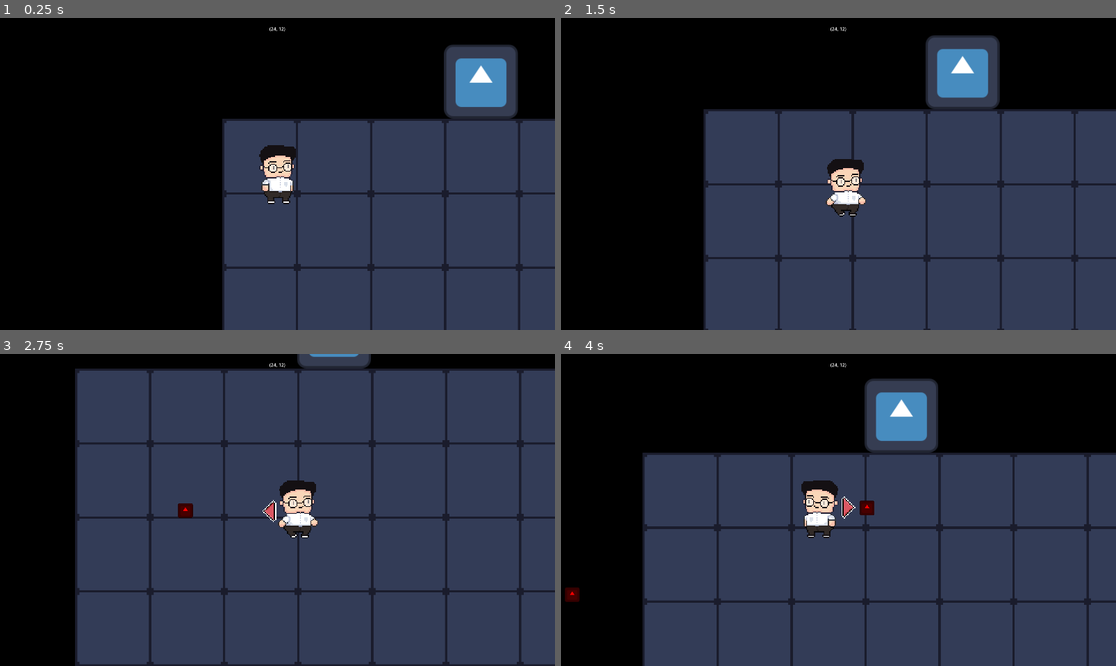
Above: before the commit, frames 1-4 (two rows, left to right).
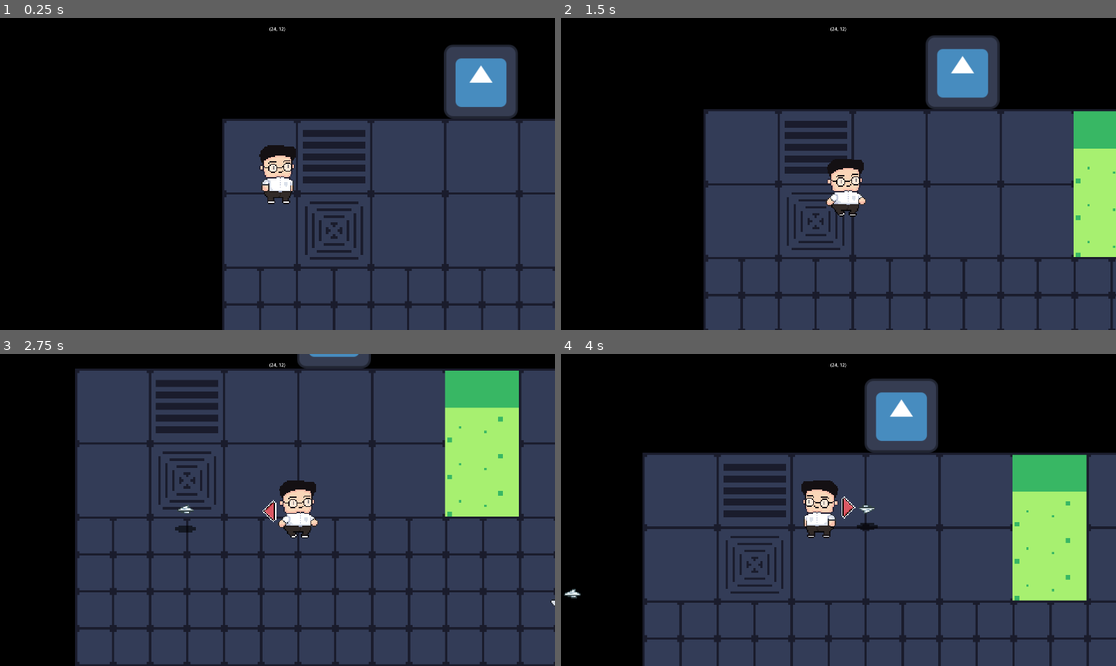
Above: after the commit, the same moments.

Repository: nottherealgun/Skywars
Game: Godot game, scene res://main.tscn
Same seed, same stepped clock (60 frames per second), same inputs: the game is played once before the commit and once after it. The engine's default icon, where the game draws it, is replaced by a stand-in: a white triangle on a blue panel in a dark square.
Inputs (mouse positions are in pixels of both pictures, inside the frame that each line leads up to):
- Up to frame 1 (0.25 s): no input
- Up to frame 2 (1.5 s): move the mouse to (960, 158) at 0.52 s; hold D (p1_right) 0.53-1.28 s; click (960, 158) at 0.6 s; move the mouse to (727, 189) at 1.27 s; hold S (p1_down) from 1.28 s (still down); tap Down (p1_down2) at 1.35 s
- Up to frame 3 (2.75 s): click (166, 525) at 1.55 s; move the mouse to (333, 441) at 2.02 s; release S (p1_down) at 2.03 s; hold D (p1_right) from 2.03 s (still down); hold Left (p1_left2) from 2.03 s (still down); click (333, 441) at 2.3 s
- Up to frame 4 (4 s): move the mouse to (810, 572) at 2.77 s; release D (p1_right) at 2.78 s; release Left (p1_left2) at 2.78 s; hold W (p1_up) 2.78-3.53 s; click (810, 572) at 2.85 s; move the mouse to (1005, 556) at 3.52 s; hold A (p1_left) from 3.53 s (still down); hold Right (p1_right2) from 3.53 s (still down); click (1005, 556) at 3.8 s

The runs differ from the first frame. In frame 1, 2.8% of the frame differs, in the area x 40-100%, y 35-100%; in frame 2, 6.6%; in frame 3, 11%, in the area x 13-100%, y 5-100%; in frame 4, 9.6%.

Commit message:
Printer enemy

Diff:
--- a/Resources.gd
+++ b/Resources.gd
@@ -12,10 +12,11 @@
 
 var active_entities = []
 
-func spawn_projectile(proj_name:String,pos:Vector2,dir:Vector2,dmg:=1):
+func spawn_projectile(proj_name:String,pos:Vector2,dir:Vector2,player_bullet=true,dmg:=1):
 	var new_proj = load("res://"+proj_name+".tscn").instantiate()
 	new_proj.position = pos
 	new_proj.direction = dir
+	new_proj.player_bullet = player_bullet
 	new_proj.damage = dmg
 	active_entities.append(new_proj)
 	Main.add_child(new_proj)
@@ -90,7 +91,8 @@
 	LevelManager.clear_level()
 
 	for tile in target_map.get_node("Map").get_used_cells(0):
-		Map.set_cell(0,Vector2i(tile.x,tile.y),0,Vector2i(34,1))
+		var tile_type = target_map.get_node("Map").get_cell_atlas_coords(0,tile)
+		Map.set_cell(0,Vector2i(tile.x,tile.y),0,tile_type)
 	MAP_RECT = Map.get_used_rect().size*128
 
 	for entity in target_map.get_children():
--- a/adit_building_1.tscn
+++ b/adit_building_1.tscn
@@ -1,17 +1,20 @@
-[gd_scene load_steps=4 format=3 uid="uid://c2mq5p6ka7ca5"]
+[gd_scene load_steps=5 format=3 uid="uid://c2mq5p6ka7ca5"]
 
 [ext_resource type="PackedScene" uid="uid://cy0o1fhi2htd6" path="res://level.tscn" id="1_4wexi"]
 [ext_resource type="PackedScene" uid="uid://cl5c0tpgecvxv" path="res://door.tscn" id="2_anvsa"]
 [ext_resource type="PackedScene" uid="uid://brteij4uvnd2i" path="res://spawning_point.tscn" id="3_bdult"]
+[ext_resource type="PackedScene" uid="uid://ddx64c6xw43f0" path="res://printer.tscn" id="4_6j5g3"]
 
 [node name="AditBuilding1" instance=ExtResource("1_4wexi")]
 
 [node name="Door" parent="." index="0" instance=ExtResource("2_anvsa")]
 position = Vector2(448, -64)
-room = null
 
 [node name="SpawningPoint" parent="." index="1" instance=ExtResource("3_bdult")]
 position = Vector2(64, 448)
 
 [node name="Map" parent="." index="2"]
 layer_0/tile_data = PackedInt32Array(0, 2228224, 1, 1, 2097152, 1, 2, 2228224, 1, 3, 2228224, 1, 4, 2228224, 1, 5, 2293 …(1287 unchanged characters)…
+
+[node name="Printer" parent="." index="3" instance=ExtResource("4_6j5g3")]
+position = Vector2(868, 394)
--- a/door.tscn
+++ b/door.tscn
@@ -4,12 +4,11 @@
 [ext_resource type="Script" path="res://door.gd" id="1_dfm2f"]
 
 [sub_resource type="CircleShape2D" id="CircleShape2D_6ccfh"]
-radius = 24.0
+radius = 104.0
 
 [node name="Door" type="Node2D"]
 y_sort_enabled = true
 script = ExtResource("1_dfm2f")
-room = {}
 
 [node name="Sprite" type="Sprite2D" parent="."]
 texture = ExtResource("1_4f5l0")
--- a/enemy.gd
+++ b/enemy.gd
@@ -12,26 +12,32 @@
 	health = max_health
 
 func _process(delta):
-	_move_update(delta)
+	$Sprite.flip_h = (move_vec.x > 0)
+	$Healthbar.value = (health*100)/max_health
 	if health <= 0:
 		Global.kill(self)
 
 func _move_update(delta):
-	if is_instance_valid(target):
-		move_vec = position.direction_to(target.position)
-		var allies_vec := Vector2.ZERO
-		for ally in allies:
-			if ally.position.distance_to(position) <= 50:
-				allies_vec += position.direction_to(ally.position)/5
-		position += (move_vec-allies_vec) * speed * delta * 20
+#	if is_instance_valid(target):
+#		move_vec = position.direction_to(target.position)
+#		var allies_vec := Vector2.ZERO
+#		for ally in allies:
+#			if ally.position.distance_to(position) <= 50:
+#				allies_vec += position.direction_to(ally.position)/5
+#		position += (move_vec-allies_vec) * speed * delta * 50
+	pass
 
 var allies = []
 
+func get_hurt(by:Node):
+	by.affect(self)
+	Global.kill(by)
+	$AnimationPlayer.stop()
+	$AnimationPlayer.play("injured")
+
 func _on_hitbox_area_entered(area):
 	if area.is_in_group("projectile"):
-		area.affect(self)
-		Global.kill(area)
-		$EffectsPlayer.play("injured")
+		get_hurt(area)
 
 func _on_ally_detect_area_entered(area):
 	var ally = area.get_parent()
--- a/enemy.tscn
+++ b/enemy.tscn
@@ -1,60 +1,48 @@
-[gd_scene load_steps=7 format=3 uid="uid://bgqoepswjfvtv"]
+[gd_scene load_steps=6 format=3 uid="uid://bgqoepswjfvtv"]
 
 [ext_resource type="Script" path="res://enemy.gd" id="1_i1vkc"]
 [ext_resource type="Texture2D" uid="uid://b31mn2xrwcfkd" path="res://icon.svg" id="2_6lx2e"]
 
+[sub_resource type="SpriteFrames" id="SpriteFrames_qm5ma"]
+animations = [{
+"frames": [{
+"duration": 1.0,
+"texture": ExtResource("2_6lx2e")
+}],
+"loop": true,
+"name": &"default",
+"speed": 5.0
+}]
+
 [sub_resource type="RectangleShape2D" id="RectangleShape2D_24rjy"]
-size = Vector2(12, 12)
+size = Vector2(128, 128)
 
 [sub_resource type="CircleShape2D" id="CircleShape2D_w1166"]
-radius = 24.0
-
-[sub_resource type="Animation" id="Animation_h3jqe"]
-resource_name = "injured"
-length = 0.3
-tracks/0/type = "value"
-tracks/0/imported = false
-tracks/0/enabled = true
-tracks/0/path = NodePath("Sprite:self_modulate")
-tracks/0/interp = 1
-tracks/0/loop_wrap = true
-tracks/0/keys = {
-"times": PackedFloat32Array(0, 0.3),
-"transitions": PackedFloat32Array(1, 1),
-"update": 0,
-"values": [Color(1, 0, 0, 1), Color(1, 1, 1, 1)]
-}
-tracks/1/type = "value"
-tracks/1/imported = false
-tracks/1/enabled = true
-tracks/1/path = NodePath("Sprite:scale")
-tracks/1/interp = 2
-tracks/1/loop_wrap = true
-tracks/1/keys = {
-"times": PackedFloat32Array(0, 0.1, 0.3),
-"transitions": PackedFloat32Array(1, 1, 1),
-"update": 0,
-"values": [Vector2(0.1, 0.1), Vector2(0.11, 0.11), Vector2(0.1, 0.1)]
-}
-
-[sub_resource type="AnimationLibrary" id="AnimationLibrary_ee6ae"]
-_data = {
-"injured": SubResource("Animation_h3jqe")
-}
+radius = 192.0
 
 [node name="Enemy" type="Node2D" groups=["enemy"]]
 y_sort_enabled = true
+scale = Vector2(0.5, 0.5)
 script = ExtResource("1_i1vkc")
 max_health = 5
 
-[node name="Sprite" type="Sprite2D" parent="."]
-texture = ExtResource("2_6lx2e")
+[node name="Healthbar" type="ProgressBar" parent="."]
+z_index = 1
+offset_left = -64.0
+offset_top = -96.0
+offset_right = 64.0
+offset_bottom = -69.0
+value = 100.0
+
+[node name="Sprite" type="AnimatedSprite2D" parent="."]
+self_modulate = Color(1, 0, 0, 1)
+texture_filter = 1
+sprite_frames = SubResource("SpriteFrames_qm5ma")
 
 [node name="Hitbox" type="Area2D" parent="." groups=["enemy"]]
 collision_mask = 3
 
 [node name="CollisionShape2D" type="CollisionShape2D" parent="Hitbox"]
-visible = false
 shape = SubResource("RectangleShape2D_24rjy")
 
 [node name="AllyDetect" type="Area2D" parent="."]
@@ -62,13 +50,7 @@
 collision_mask = 2
 
 [node name="CollisionShape2D" type="CollisionShape2D" parent="AllyDetect"]
-visible = false
 shape = SubResource("CircleShape2D_w1166")
-
-[node name="EffectsPlayer" type="AnimationPlayer" parent="."]
-libraries = {
-"": SubResource("AnimationLibrary_ee6ae")
-}
 
 [connection signal="area_entered" from="Hitbox" to="." method="_on_hitbox_area_entered"]
 [connection signal="area_entered" from="AllyDetect" to="." method="_on_ally_detect_area_entered"]
--- a/main.tscn
+++ b/main.tscn
@@ -5,7 +5,7 @@
 [ext_resource type="Texture2D" uid="uid://c8fdbjdlywnc" path="res://arrow.png" id="3_a1jw1"]
 
 [sub_resource type="RectangleShape2D" id="RectangleShape2D_oscn4"]
-size = Vector2(16, 20)
+size = Vector2(30, 46)
 
 [sub_resource type="TileSetAtlasSource" id="TileSetAtlasSource_buv47"]
 texture = ExtResource("2_siqsm")
@@ -34,15 +34,16 @@
 unique_name_in_owner = true
 y_sort_enabled = true
 position = Vector2(96, 96)
+scale = Vector2(2, 2)
 
 [node name="Hitbox" type="Area2D" parent="Player"]
+collision_mask = 5
 
 [node name="CollisionShape2D" type="CollisionShape2D" parent="Player/Hitbox"]
 shape = SubResource("RectangleShape2D_oscn4")
 
 [node name="Sprite" type="AnimatedSprite2D" parent="Player"]
 texture_filter = 1
-scale = Vector2(2, 2)
 sprite_frames = ExtResource("1_j6m3n")
 animation = &"run"
 autoplay = "idle"
@@ -56,7 +57,6 @@
 
 [node name="Arrow" type="Sprite2D" parent="Player"]
 texture_filter = 1
-scale = Vector2(2, 2)
 texture = ExtResource("3_a1jw1")
 offset = Vector2(25, 0)
 
--- a/player_manager.gd
+++ b/player_manager.gd
@@ -50,4 +50,4 @@
 	player.position.y = clamp(player.position.y, 0, Global.MAP_RECT.y)
 
 func shoot():
-	Global.spawn_projectile("projectile",player.position,aim_vec)
+	Global.spawn_projectile("printer_proj_1",player.position,aim_vec)
--- /dev/null
+++ b/printer.gd
@@ -0,0 +1,64 @@
+extends Enemy
+
+enum States { IDLE, AWOKEN, CHASING, ATTACKING }
+var state = States.IDLE
+var awoken = false
+
+func _process(delta):
+	super(delta)
+	match state:
+		States.IDLE:
+			pass
+		States.AWOKEN:
+			if !$Sprite.is_playing():
+				change_state(States.CHASING)
+		States.CHASING:
+			_move_update(delta)
+		States.ATTACKING:
+			if $Timer.is_stopped():
+				var rand_num = randi()%10 # 0 - 9
+				var proj_id = 1
+				if rand_num == 0:
+					proj_id = 0
+
+				Global.spawn_projectile(["printer_proj_1","printer_proj_2"][proj_id],position,position.direction_to(target.position),false)
+				$Timer.start()
+
+func change_state(new_state):
+	match new_state:
+		States.IDLE:
+			pass
+		States.AWOKEN:
+			$Sprite.play("transform")
+		States.CHASING:
+			$Sprite.play("idle")
+		States.ATTACKING:
+			$Sprite.play("attack")
+	state = new_state
+
+func _move_update(delta):
+	if is_instance_valid(target):
+		move_vec = position.direction_to(target.position)
+		var allies_vec := Vector2.ZERO
+		for ally in allies:
+			if ally.position.distance_to(position) <= 50:
+				allies_vec += position.direction_to(ally.position)/5
+		position += (move_vec-allies_vec) * speed * delta * 50
+
+func get_hurt(by:Node):
+	if awoken:
+		super(by)
+
+func _on_player_detect_area_entered(area):
+	var entity = area.get_parent()
+	if entity.is_in_group("player"):
+		if not awoken:
+			change_state(States.AWOKEN)
+			awoken = true
+		else:
+			change_state(States.ATTACKING)
+
+func _on_player_detect_area_exited(area):
+	var entity = area.get_parent()
+	if entity.is_in_group("player"):
+		change_state(States.CHASING)
--- /dev/null
+++ b/printer.tscn
@@ -0,0 +1,304 @@
+[gd_scene load_steps=40 format=3 uid="uid://ddx64c6xw43f0"]
+
+[ext_resource type="PackedScene" uid="uid://bgqoepswjfvtv" path="res://enemy.tscn" id="1_1ynln"]
+[ext_resource type="Script" path="res://printer.gd" id="2_owcnx"]
+[ext_resource type="Texture2D" uid="uid://mk0d1skckp7j" path="res://printerAttackSS.png" id="3_wgc6c"]
+[ext_resource type="Texture2D" uid="uid://bth4bvxjoej3q" path="res://printerIdleSS.png" id="4_xxh4f"]
+[ext_resource type="Texture2D" uid="uid://cotyq4yqnoypn" path="res://printerTransformSS.png" id="5_vgk5h"]
+
+[sub_resource type="AtlasTexture" id="AtlasTexture_d01ip"]
+atlas = ExtResource("3_wgc6c")
+region = Rect2(0, 0, 64, 64)
+
+[sub_resource type="AtlasTexture" id="AtlasTexture_f4hfc"]
+atlas = ExtResource("3_wgc6c")
+region = Rect2(64, 0, 64, 64)
+
+[sub_resource type="AtlasTexture" id="AtlasTexture_ycbdf"]
+atlas = ExtResource("3_wgc6c")
+region = Rect2(128, 0, 64, 64)
+
+[sub_resource type="AtlasTexture" id="AtlasTexture_7a8ld"]
+atlas = ExtResource("3_wgc6c")
+region = Rect2(192, 0, 64, 64)
+
+[sub_resource type="AtlasTexture" id="AtlasTexture_jqmlc"]
+atlas = ExtResource("3_wgc6c")
+region = Rect2(256, 0, 64, 64)
+
+[sub_resource type="AtlasTexture" id="AtlasTexture_ko27p"]
+atlas = ExtResource("3_wgc6c")
+region = Rect2(320, 0, 64, 64)
+
+[sub_resource type="AtlasTexture" id="AtlasTexture_lebtm"]
+atlas = ExtResource("3_wgc6c")
+region = Rect2(384, 0, 64, 64)
+
+[sub_resource type="AtlasTexture" id="AtlasTexture_0l7n6"]
+atlas = ExtResource("3_wgc6c")
+region = Rect2(448, 0, 64, 64)
+
+[sub_resource type="AtlasTexture" id="AtlasTexture_mr7ru"]
+atlas = ExtResource("3_wgc6c")
+region = Rect2(512, 0, 64, 64)
+
+[sub_resource type="AtlasTexture" id="AtlasTexture_8yqwc"]
+atlas = ExtResource("3_wgc6c")
+region = Rect2(576, 0, 64, 64)
+
+[sub_resource type="AtlasTexture" id="AtlasTexture_1pal4"]
+atlas = ExtResource("3_wgc6c")
+region = Rect2(640, 0, 64, 64)
+
+[sub_resource type="AtlasTexture" id="AtlasTexture_ghbw3"]
+atlas = ExtResource("3_wgc6c")
+region = Rect2(704, 0, 64, 64)
+
+[sub_resource type="AtlasTexture" id="AtlasTexture_bhr0y"]
+atlas = ExtResource("4_xxh4f")
+region = Rect2(0, 0, 64, 64)
+
+[sub_resource type="AtlasTexture" id="AtlasTexture_o164t"]
+atlas = ExtResource("4_xxh4f")
+region = Rect2(64, 0, 64, 64)
+
+[sub_resource type="AtlasTexture" id="AtlasTexture_ghajm"]
+atlas = ExtResource("4_xxh4f")
+region = Rect2(128, 0, 64, 64)
+
+[sub_resource type="AtlasTexture" id="AtlasTexture_rw15j"]
+atlas = ExtResource("4_xxh4f")
+region = Rect2(192, 0, 64, 64)
+
+[sub_resource type="AtlasTexture" id="AtlasTexture_7s8wc"]
+atlas = ExtResource("4_xxh4f")
+region = Rect2(256, 0, 64, 64)
+
+[sub_resource type="AtlasTexture" id="AtlasTexture_n2t88"]
+atlas = ExtResource("4_xxh4f")
+region = Rect2(320, 0, 64, 64)
+
+[sub_resource type="AtlasTexture" id="AtlasTexture_krj3o"]
+atlas = ExtResource("4_xxh4f")
+region = Rect2(384, 0, 64, 64)
+
+[sub_resource type="AtlasTexture" id="AtlasTexture_ojlkm"]
+atlas = ExtResource("4_xxh4f")
+region = Rect2(448, 0, 64, 64)
+
+[sub_resource type="AtlasTexture" id="AtlasTexture_2om1o"]
+atlas = ExtResource("4_xxh4f")
+region = Rect2(512, 0, 64, 64)
+
+[sub_resource type="AtlasTexture" id="AtlasTexture_m5j2q"]
+atlas = ExtResource("4_xxh4f")
+region = Rect2(576, 0, 64, 64)
+
+[sub_resource type="AtlasTexture" id="AtlasTexture_4bqbd"]
+atlas = ExtResource("5_vgk5h")
+region = Rect2(0, 0, 64, 64)
+
+[sub_resource type="AtlasTexture" id="AtlasTexture_lbop1"]
+atlas = ExtResource("5_vgk5h")
+region = Rect2(0, 0, 64, 64)
+
+[sub_resource type="AtlasTexture" id="AtlasTexture_iliag"]
+atlas = ExtResource("5_vgk5h")
+region = Rect2(64, 0, 64, 64)
+
+[sub_resource type="AtlasTexture" id="AtlasTexture_g88hc"]
+atlas = ExtResource("5_vgk5h")
+region = Rect2(128, 0, 64, 64)
+
+[sub_resource type="AtlasTexture" id="AtlasTexture_ls5mw"]
+atlas = ExtResource("5_vgk5h")
+region = Rect2(192, 0, 64, 64)
+
+[sub_resource type="AtlasTexture" id="AtlasTexture_6c83g"]
+atlas = ExtResource("5_vgk5h")
+region = Rect2(256, 0, 64, 64)
+
+[sub_resource type="AtlasTexture" id="AtlasTexture_6tbj7"]
+atlas = ExtResource("5_vgk5h")
+region = Rect2(320, 0, 64, 64)
+
+[sub_resource type="AtlasTexture" id="AtlasTexture_6yyhj"]
+atlas = ExtResource("5_vgk5h")
+region = Rect2(384, 0, 64, 64)
+
+[sub_resource type="SpriteFrames" id="SpriteFrames_o5emk"]
+animations = [{
+"frames": [{
+"duration": 1.0,
+"texture": SubResource("AtlasTexture_d01ip")
+}, {
+"duration": 1.0,
+"texture": SubResource("AtlasTexture_f4hfc")
+}, {
+"duration": 1.0,
+"texture": SubResource("AtlasTexture_ycbdf")
+}, {
+"duration": 1.0,
+"texture": SubResource("AtlasTexture_7a8ld")
+}, {
+"duration": 1.0,
+"texture": SubResource("AtlasTexture_jqmlc")
+}, {
+"duration": 1.0,
+"texture": SubResource("AtlasTexture_ko27p")
+}, {
+"duration": 1.0,
+"texture": SubResource("AtlasTexture_lebtm")
+}, {
+"duration": 1.0,
+"texture": SubResource("AtlasTexture_0l7n6")
+}, {
+"duration": 1.0,
+"texture": SubResource("AtlasTexture_mr7ru")
+}, {
+"duration": 1.0,
+"texture": SubResource("AtlasTexture_8yqwc")
+}, {
+"duration": 1.0,
+"texture": SubResource("AtlasTexture_1pal4")
+}, {
+"duration": 1.0,
+"texture": SubResource("AtlasTexture_ghbw3")
+}],
+"loop": true,
+"name": &"attack",
+"speed": 10.0
+}, {
+"frames": [{
+"duration": 1.0,
+"texture": SubResource("AtlasTexture_bhr0y")
+}, {
+"duration": 1.0,
+"texture": SubResource("AtlasTexture_o164t")
+}, {
+"duration": 1.0,
+"texture": SubResource("AtlasTexture_ghajm")
+}, {
+"duration": 1.0,
+"texture": SubResource("AtlasTexture_rw15j")
+}, {
+"duration": 1.0,
+"texture": SubResource("AtlasTexture_7s8wc")
+}, {
+"duration": 1.0,
+"texture": SubResource("AtlasTexture_n2t88")
+}, {
+"duration": 1.0,
+"texture": SubResource("AtlasTexture_krj3o")
+}, {
+"duration": 1.0,
+"texture": SubResource("AtlasTexture_ojlkm")
+}, {
+"duration": 1.0,
+"texture": SubResource("AtlasTexture_2om1o")
+}, {
+"duration": 1.0,
+"texture": SubResource("AtlasTexture_m5j2q")
+}],
+"loop": true,
+"name": &"idle",
+"speed": 12.0
+}, {
+"frames": [{
+"duration": 1.0,
+"texture": SubResource("AtlasTexture_4bqbd")
+}],
+"loop": true,
+"name": &"static",
+"speed": 5.0
+}, {
+"frames": [{
+"duration": 1.0,
+"texture": SubResource("AtlasTexture_lbop1")
+}, {
+"duration": 1.0,
+"texture": SubResource("AtlasTexture_iliag")
+}, {
+"duration": 1.0,
+"texture": SubResource("AtlasTexture_g88hc")
+}, {
+"duration": 1.0,
+"texture": SubResource("AtlasTexture_ls5mw")
+}, {
+"duration": 1.0,
+"texture": SubResource("AtlasTexture_6c83g")
+}, {
+"duration": 1.0,
+"texture": SubResource("AtlasTexture_6tbj7")
+}, {
+"duration": 1.0,
+"texture": SubResource("AtlasTexture_6yyhj")
+}],
+"loop": false,
+"name": &"transform",
+"speed": 5.0
+}]
+
+[sub_resource type="CircleShape2D" id="CircleShape2D_pg22c"]
+radius = 512.25
+
+[sub_resource type="Animation" id="Animation_v3f6j"]
+resource_name = "injured"
+length = 0.5
+tracks/0/type = "value"
+tracks/0/imported = false
+tracks/0/enabled = true
+tracks/0/path = NodePath("Sprite:self_modulate")
+tracks/0/interp = 1
+tracks/0/loop_wrap = true
+tracks/0/keys = {
+"times": PackedFloat32Array(0, 0.2),
+"transitions": PackedFloat32Array(1, 1),
+"update": 0,
+"values": [Color(1, 0, 0, 1), Color(1, 1, 1, 1)]
+}
+tracks/1/type = "value"
+tracks/1/imported = false
+tracks/1/enabled = true
+tracks/1/path = NodePath("Sprite:scale")
+tracks/1/interp = 2
+tracks/1/loop_wrap = true
+tracks/1/keys = {
+"times": PackedFloat32Array(0, 0.2),
+"transitions": PackedFloat32Array(1, 1),
+"update": 0,
+"values": [Vector2(3, 3), Vector2(4, 4)]
+}
+
+[sub_resource type="AnimationLibrary" id="AnimationLibrary_2oovj"]
+_data = {
+"injured": SubResource("Animation_v3f6j")
+}
+
+[node name="Printer" instance=ExtResource("1_1ynln")]
+script = ExtResource("2_owcnx")
+max_health = 10
+
+[node name="Sprite" parent="." index="1"]
+self_modulate = Color(1, 1, 1, 1)
+scale = Vector2(4, 4)
+sprite_frames = SubResource("SpriteFrames_o5emk")
+animation = &"static"
+autoplay = "static"
+
+[node name="PlayerDetect" type="Area2D" parent="." index="3"]
+collision_layer = 0
+
+[node name="CollisionShape2D" type="CollisionShape2D" parent="PlayerDetect" index="0"]
+shape = SubResource("CircleShape2D_pg22c")
+
+[node name="AnimationPlayer" type="AnimationPlayer" parent="." index="4"]
+libraries = {
+"": SubResource("AnimationLibrary_2oovj")
+}
+
+[node name="Timer" type="Timer" parent="." index="5"]
+one_shot = true
+
+[connection signal="area_entered" from="PlayerDetect" to="." method="_on_player_detect_area_entered"]
+[connection signal="area_exited" from="PlayerDetect" to="." method="_on_player_detect_area_exited"]
--- /dev/null
+++ b/printer_proj_1.gd
@@ -0,0 +1,4 @@
+extends Projectile
+
+func _ready():
+	$Sprite.look_at(position-direction*2)
--- /dev/null
+++ b/printer_proj_1.tscn
@@ -0,0 +1,24 @@
+[gd_scene load_steps=5 format=3 uid="uid://blqjgmmgofa2a"]
+
+[ext_resource type="PackedScene" uid="uid://qnj5kja8he15" path="res://projectile.tscn" id="1_4g6ad"]
+[ext_resource type="Script" path="res://printer_proj_1.gd" id="2_3hya6"]
+[ext_resource type="Texture2D" uid="uid://djdvskrx3w0id" path="res://paperProjectile1.png" id="3_uvrym"]
+[ext_resource type="Texture2D" uid="uid://c4io8nnvxdqgl" path="res://shadow.png" id="4_xobxu"]
+
+[node name="PrinterProj1" instance=ExtResource("1_4g6ad")]
+script = ExtResource("2_3hya6")
+
+[node name="CollisionShape2D" parent="." index="0"]
+scale = Vector2(1, 1)
+
+[node name="Sprite" type="Sprite2D" parent="." index="2"]
+texture_filter = 1
+scale = Vector2(10, 10)
+texture = ExtResource("3_uvrym")
+
+[node name="Shadow" type="Sprite2D" parent="." index="3"]
+self_modulate = Color(0, 0, 0, 1)
+texture_filter = 1
+position = Vector2(0, 160)
+scale = Vector2(15, 15)
+texture = ExtResource("4_xobxu")
--- /dev/null
+++ b/printer_proj_2.gd
@@ -0,0 +1 @@
+extends Projectile
--- /dev/null
+++ b/printer_proj_2.tscn
@@ -0,0 +1,59 @@
+[gd_scene load_steps=10 format=3 uid="uid://bofvhhcf4syc1"]
+
+[ext_resource type="PackedScene" uid="uid://qnj5kja8he15" path="res://projectile.tscn" id="1_lj12i"]
+[ext_resource type="Texture2D" uid="uid://c4io8nnvxdqgl" path="res://shadow.png" id="2_8xfp8"]
+[ext_resource type="Texture2D" uid="uid://ctsdlagghjwfv" path="res://paperProjectile2SS.png" id="2_46k0q"]
+[ext_resource type="Script" path="res://printer_proj_2.gd" id="2_qv8gu"]
+
+[sub_resource type="AtlasTexture" id="AtlasTexture_e2h4j"]
+atlas = ExtResource("2_46k0q")
+region = Rect2(0, 0, 32, 32)
+
+[sub_resource type="AtlasTexture" id="AtlasTexture_14v2b"]
+atlas = ExtResource("2_46k0q")
+region = Rect2(32, 0, 32, 32)
+
+[sub_resource type="AtlasTexture" id="AtlasTexture_7ad8c"]
+atlas = ExtResource("2_46k0q")
+region = Rect2(64, 0, 32, 32)
+
+[sub_resource type="AtlasTexture" id="AtlasTexture_k1jqa"]
+atlas = ExtResource("2_46k0q")
+region = Rect2(96, 0, 32, 32)
+
+[sub_resource type="SpriteFrames" id="SpriteFrames_mti0u"]
+animations = [{
+"frames": [{
+"duration": 1.0,
+"texture": SubResource("AtlasTexture_e2h4j")
+}, {
+"duration": 1.0,
+"texture": SubResource("AtlasTexture_14v2b")
+}, {
+"duration": 1.0,
+"texture": SubResource("AtlasTexture_7ad8c")
+}, {
+"duration": 1.0,
+"texture": SubResource("AtlasTexture_k1jqa")
+}],
+"loop": true,
+"name": &"default",
+"speed": 4.0
+}]
+
+[node name="PrinterProj2" instance=ExtResource("1_lj12i")]
+script = ExtResource("2_qv8gu")
+
+[node name="Sprite" type="AnimatedSprite2D" parent="." index="2"]
+texture_filter = 1
+scale = Vector2(10, 10)
+sprite_frames = SubResource("SpriteFrames_mti0u")
+autoplay = "default"
+frame_progress = 0.563385
+
+[node name="Shadow" type="Sprite2D" parent="." index="3"]
+self_modulate = Color(0, 0, 0, 1)
+texture_filter = 1
+position = Vector2(0, 160)
+scale = Vector2(15, 15)
+texture = ExtResource("2_8xfp8")
--- a/projectile.gd
+++ b/projectile.gd
@@ -3,6 +3,12 @@
 var direction := Vector2.RIGHT
 var speed = 1
 @export var damage = 1
+var player_bullet = true
+
+func _enter_tree():
+	if !player_bullet:
+		set_collision_layer_value(2,false)
+		set_collision_layer_value(3,true)
 
 func _process(delta):
 	# Movement
--- a/projectile.tscn
+++ b/projectile.tscn
@@ -1,22 +1,19 @@
-[gd_scene load_steps=4 format=3 uid="uid://qnj5kja8he15"]
+[gd_scene load_steps=3 format=3 uid="uid://qnj5kja8he15"]
 
 [ext_resource type="Script" path="res://projectile.gd" id="1_kv6im"]
-[ext_resource type="Texture2D" uid="uid://b31mn2xrwcfkd" path="res://icon.svg" id="2_3u417"]
 
 [sub_resource type="RectangleShape2D" id="RectangleShape2D_bh81j"]
-size = Vector2(6, 6)
+size = Vector2(130, 80)
 
 [node name="Projectile" type="Area2D" groups=["projectile"]]
 y_sort_enabled = true
-collision_layer = 3
+scale = Vector2(0.2, 0.2)
+collision_layer = 2
+collision_mask = 0
 script = ExtResource("1_kv6im")
 
-[node name="Sprite" type="Sprite2D" parent="."]
-modulate = Color(1, 0, 0, 1)
-scale = Vector2(0.2, 0.2)
-texture = ExtResource("2_3u417")
-
 [node name="CollisionShape2D" type="CollisionShape2D" parent="."]
+scale = Vector2(1, 1)
 shape = SubResource("RectangleShape2D_bh81j")
 
 [node name="VisibleOnScreenNotifier2D" type="VisibleOnScreenNotifier2D" parent="." groups=["projectile"]]
Binary file added: paperProjectile1.png
Not shown, added: paperProjectile1.png.import
Binary file added: paperProjectile2SS.png
Not shown, added: paperProjectile2SS.png.import
Binary file added: printerAttackSS.png
Not shown, added: printerAttackSS.png.import
Binary file added: printerIdleSS.png
Not shown, added: printerIdleSS.png.import
Binary file added: printerTransformSS.png
Not shown, added: printerTransformSS.png.import
Binary file added: shadow.png
Not shown, added: shadow.png.import
